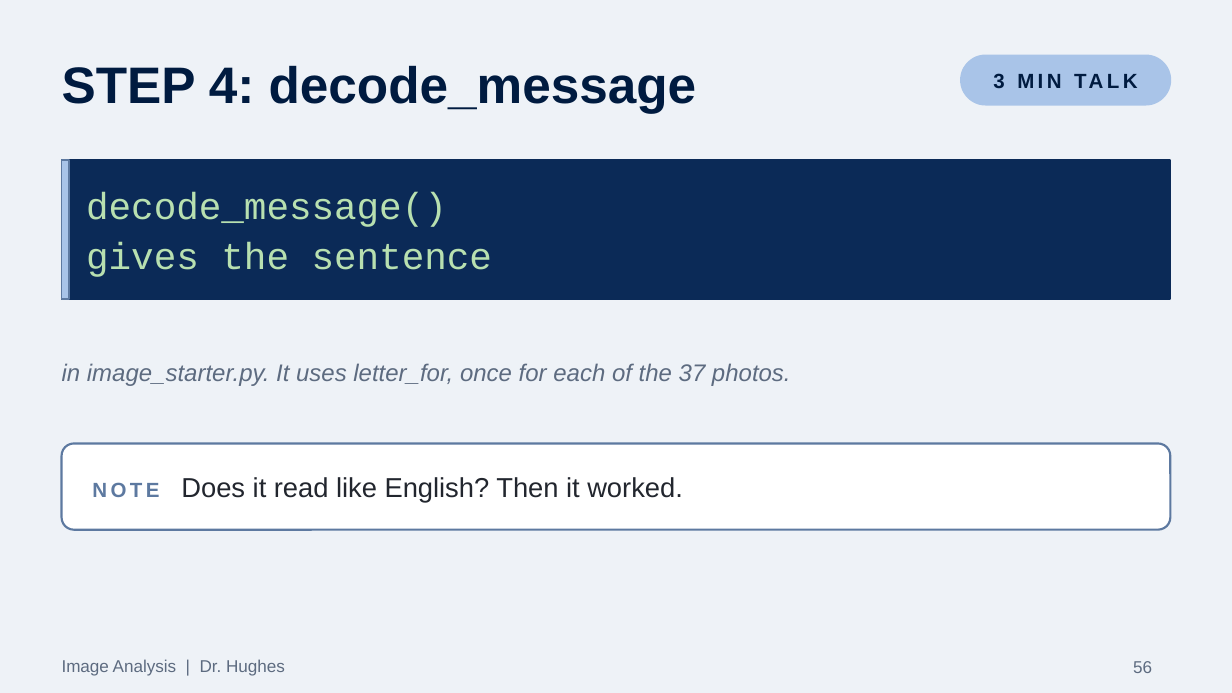
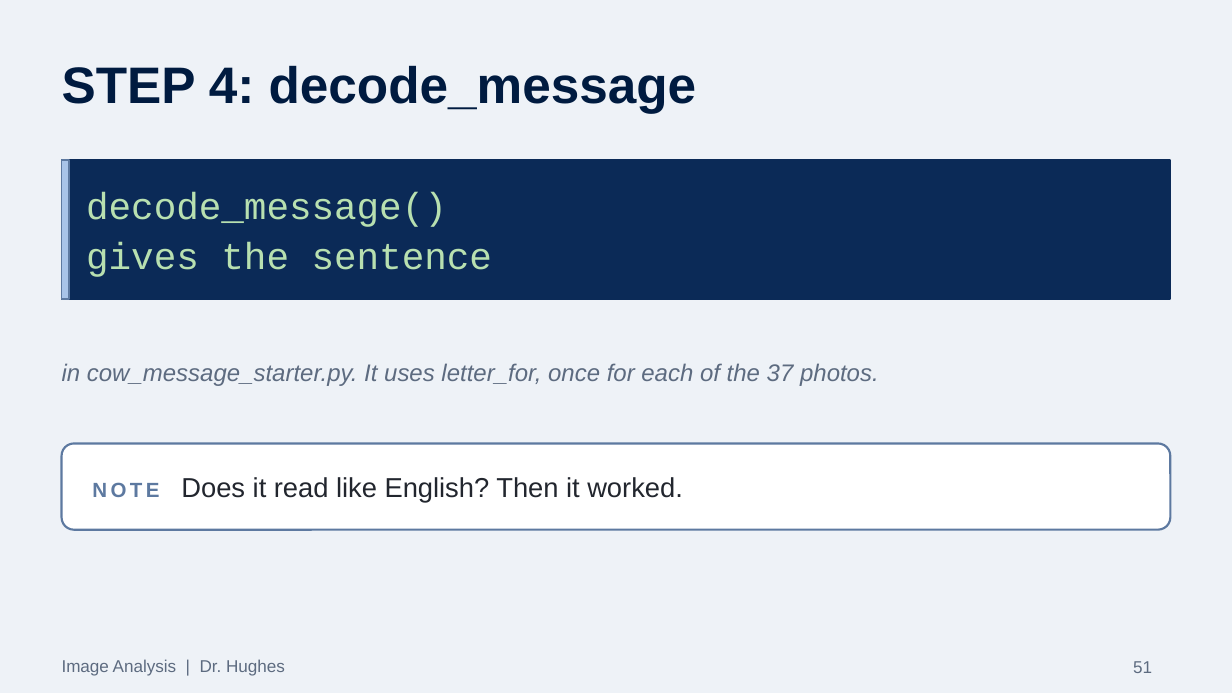
Before and after one commit to Dr-Hughes/Dr-Hughes.github.io, a slide deck: slide 51 of static/teaching/a-level-y12-13-image-analysis-image-analysis-challenge/image-analysis-problem.pptx (slide 56 before the commit). Drawn at 1232x693 pixels with LibreOffice and Linux fonts; fonts in the diff are those of the drawing. Boxes give left, top, right and bottom in pixels: in the first picture for what was removed or moved away, otherwise in the second. Text is boxed around its words. In the diff, an @@ line names an element or a change of style, - is before the commit and + after.

Commit message:
Refresh Cryptography and Image Analysis downloads: solution slides, chunked image analysis deck, cow_message_starter.py, booklets with answers, student zips

```diff
--- a/static/teaching/a-level-y12-13-image-analysis-image-analysis-challenge/image-analysis-problem.pptx
+++ b/static/teaching/a-level-y12-13-image-analysis-image-analysis-challenge/image-analysis-problem.pptx
@@ rounded rectangle removed at (961, 55, 1170, 105) @@
@@ text removed at (993, 73, 1004, 88) @@
-3 MIN TALK
@@ text at (62, 363, 879, 386): text changed @@
-in image_starter.py. It uses letter_for, once for each of the 37 photos.
+in cow_message_starter.py. It uses letter_for, once for each of the 37 photos.
@@ page number at (1133, 661, 1152, 673): text changed @@
-56
+51
```
Also in this commit, not shown: 24 other slides changed, 6 slides added, 8 slides removed, 11 other files.
